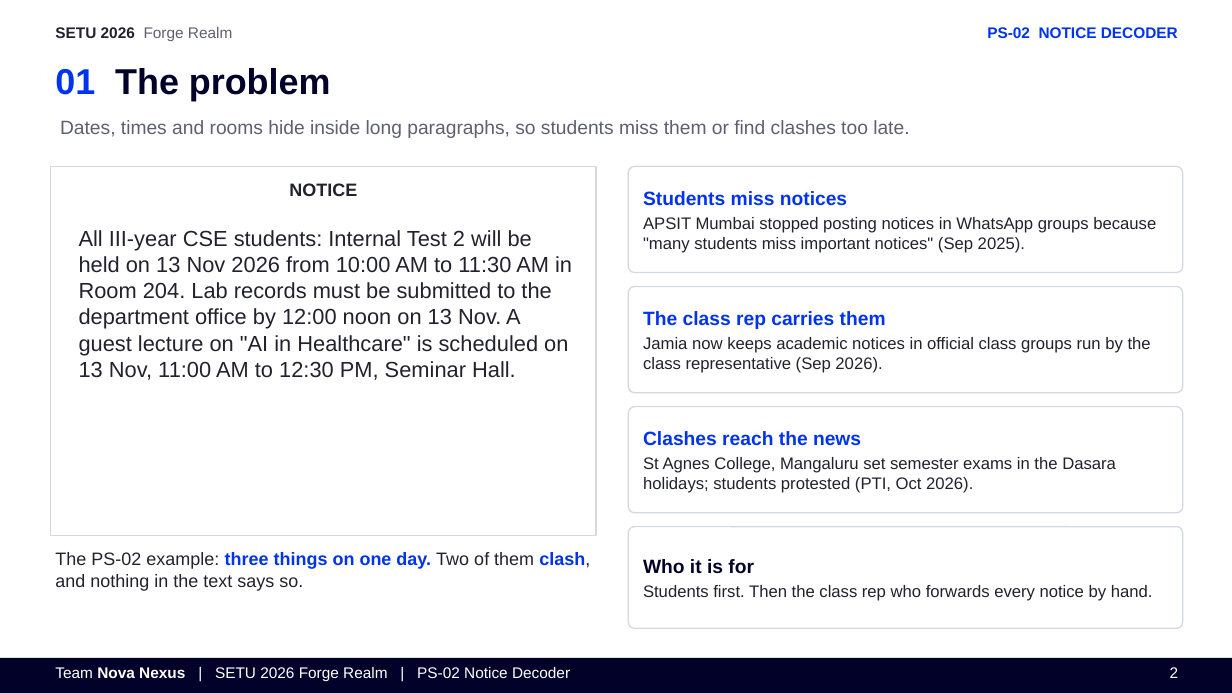
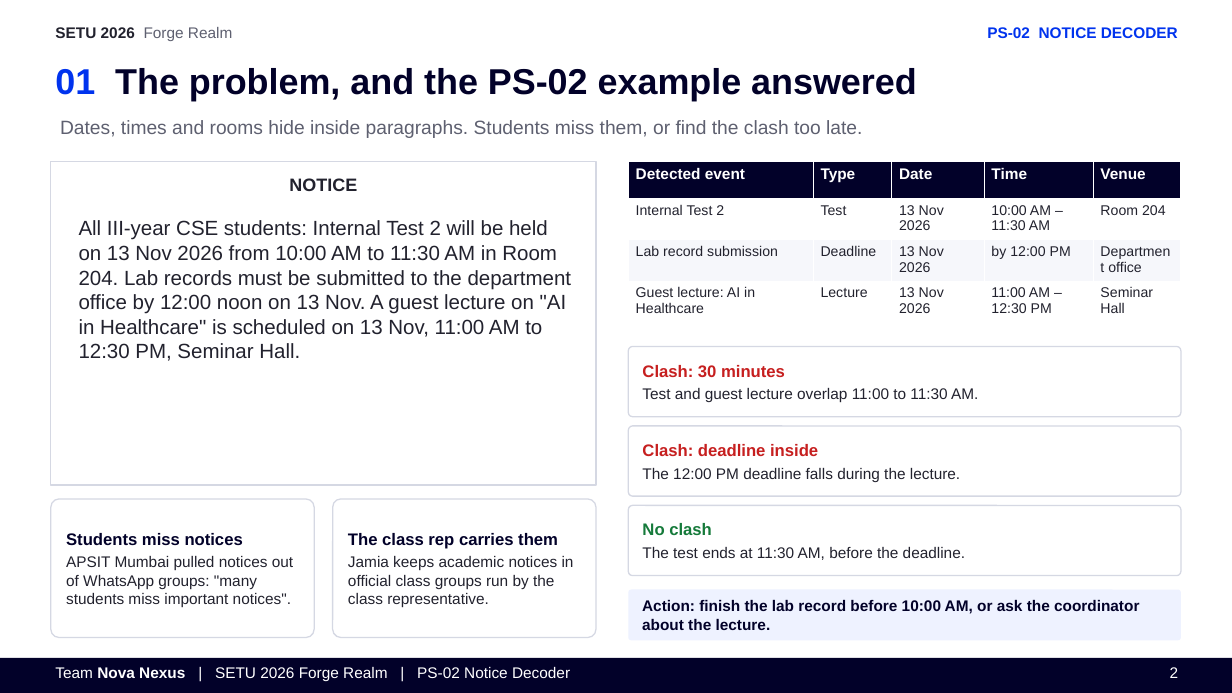
Before and after one commit to anki1kr/NoticeDecoder, a slide deck: slide 2 of deck/NoticeDecoder_NovaNexus_PS02.pptx. Drawn at 1232x693 pixels with LibreOffice and Linux fonts; fonts in the diff are those of the drawing. Boxes give left, top, right and bottom in pixels: in the first picture for what was removed or moved away, otherwise in the second. Text is boxed around its words. In the diff, an @@ line names an element or a change of style, - is before the commit and + after.

Commit message:
Deck: rebuild in the SETU PS-02 format as six slides (zero-touch, real-notice rules, class plan); numbers from the test runs, screenshots via tools/deck-shots.mjs

```diff
--- a/deck/NoticeDecoder_NovaNexus_PS02.pptx
+++ b/deck/NoticeDecoder_NovaNexus_PS02.pptx
@@ text at (x1=55, y1=68, x2=917, y2=101): text changed @@
-01 The problem
+01 The problem, and the PS-02 example answered
@@ text at (x1=60, y1=120, x2=862, y2=138): text changed @@
-Dates, times and rooms hide inside long paragraphs, so students miss them or find clashes too late.
+Dates, times and rooms hide inside paragraphs. Students miss them, or find the clash too late.
@@ rectangle resized from (x1=51, y1=166, x2=596, y2=536) to (x1=51, y1=162, x2=596, y2=485) @@
@@ text "NOTICE" moved from (x1=289, y1=183, x2=357, y2=196) to (x1=289, y1=178, x2=357, y2=191) @@
@@ table added at (x1=628, y1=162, x2=1181, y2=317), 4 rows, 5 columns @@
+Detected event | Type | Date | Time | Venue
+Internal Test 2 | Test | 13 Nov 2026 | 10:00 AM – 11:30 AM | Room 204
+Lab record submission | Deadline | 13 Nov 2026 | by 12:00 PM | Department office
+Guest lecture: AI in Healthcare | Lecture | 13 Nov 2026 | 11:00 AM – 12:30 PM | Seminar Hall
@@ text "All III-year CSE students: Internal ..." moved from (x1=79, y1=230, x2=572, y2=380) to (x1=79, y1=220, x2=572, y2=361) @@
@@ text "All III-year CSE students: Internal ..." at (x1=79, y1=220, x2=572, y2=361): size 17 to 16 pt @@
@@ rounded rectangle "Clash: 30 minutes" resized from (x1=628, y1=407, x2=1183, y2=513) to (x1=628, y1=347, x2=1181, y2=417) @@
@@ text in rounded rectangle at (x1=642, y1=365, x2=978, y2=403): text changed; size 13 to 12 pt @@
-Clashes reach the news
-St Agnes College, Mangaluru set semester exams in the Dasara holidays; students protested (PTI, Oct 2026).
+Clash: 30 minutes
+Test and guest lecture overlap 11:00 to 11:30 AM.
@@ rounded rectangle "Clash: deadline inside" resized from (x1=628, y1=527, x2=1183, y2=628) to (x1=628, y1=426, x2=1181, y2=496) @@
@@ text in rounded rectangle at (x1=642, y1=444, x2=960, y2=482): text changed; size 13 to 12 pt @@
-Who it is for
-Students first. Then the class rep who forwards every notice by hand.
+Clash: deadline inside
+The 12:00 PM deadline falls during the lecture.
@@ rounded rectangle "Students miss notices" resized from (x1=628, y1=166, x2=1183, y2=273) to (x1=51, y1=499, x2=314, y2=638) @@
@@ rounded rectangle "The class rep carries them" resized from (x1=628, y1=287, x2=1183, y2=393) to (x1=333, y1=499, x2=596, y2=638) @@
@@ rounded rectangle added at (x1=628, y1=506, x2=1181, y2=576), fill #FFFFFF, outline #D5D8E3 1 pt, 12 pt, text #22222E @@
+No clash
+The test ends at 11:30 AM, before the deadline.
@@ text in rounded rectangle at (x1=66, y1=533, x2=243, y2=545): size 15 to 13 pt, text colour #0033EE to #020129 in "Students miss notices" @@
@@ text in rounded rectangle at (x1=348, y1=533, x2=558, y2=549): size 15 to 13 pt, text colour #0033EE to #020129 in "The class rep carries them" @@
@@ text removed at (x1=55, y1=552, x2=590, y2=591) @@
-The PS-02 example: three things on one day. Two of them clash, and nothing in the text says so.
@@ text in rounded rectangle at (x1=66, y1=556, x2=293, y2=607): text changed; size 13 to 12 pt @@
-APSIT Mumbai stopped posting notices in WhatsApp groups because "many students miss important notices" (Sep 2025).
+APSIT Mumbai pulled notices out of WhatsApp groups: "many students miss important notices".
@@ text in rounded rectangle at (x1=348, y1=556, x2=574, y2=608): text changed; size 13 to 12 pt @@
-Jamia now keeps academic notices in official class groups run by the class representative (Sep 2026).
+Jamia keeps academic notices in official class groups run by the class representative.
@@ rounded rectangle added at (x1=628, y1=590, x2=1181, y2=640), fill #EEF2FF, 12 pt, text #020129, bold @@
+Action: finish the lab record before 10:00 AM, or ask the coordinator about the lecture.
```
Also in this commit, not shown: 4 other slides changed, 1 slide added, 5 slides removed, 4 other files.
